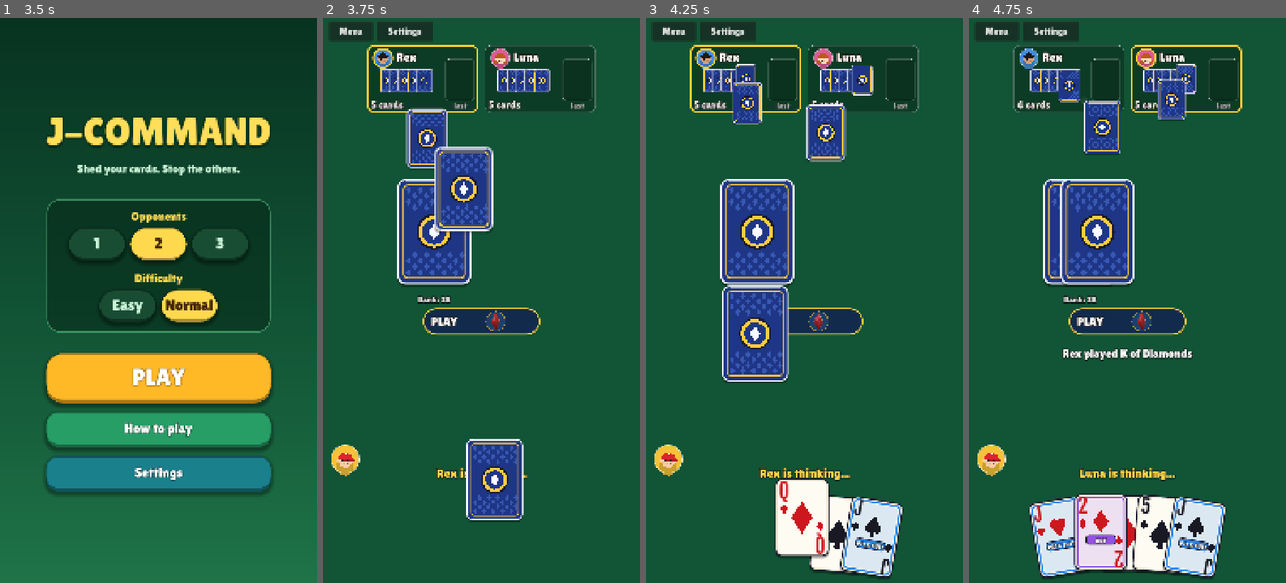
Above: before the commit, frames 1-4 (left to right).
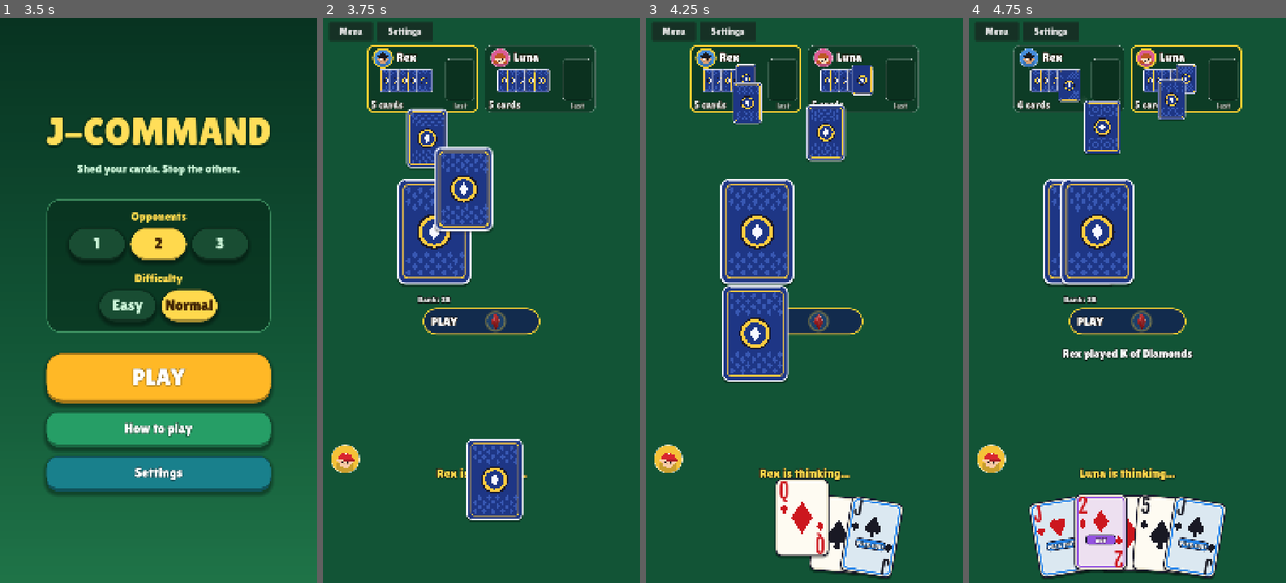
Above: after the commit, the same moments.

Repository: lambou/jcommand-cards-monorepo
Game: Godot game, scene res://scenes/main.tscn
Same seed, same stepped clock (60 frames per second), same inputs: the game is played once before the commit and once after it.
Inputs (mouse positions are in pixels of both pictures, inside the frame that each line leads up to):
- Up to frame 1 (3.5 s): click "Easy" at 0.5 s; click "Easy" at 1.25 s; click "Normal" at 2 s; click "Normal" at 2.75 s
- Up to frame 2 (3.75 s): click "PLAY" at 3.5 s
- Up to frame 3 (4.25 s): no input
- Up to frame 4 (4.75 s): tap Enter at 4.25 s; drag from (1079, 232) to (1159, 176) at 4.27 s

Frame 1 is identical in both runs. In frame 2, 0.1% of the frame differs, in the area x 4-58%, y 7-82%; in frame 3, 0.1%; in frame 4, 0.1%.

Commit message:
Sharpen art: MSAA 2D, SDF badge discs, regenerated suit sheets, avatar fixes
- Enable 8x MSAA for 2D so polygon/circle edges are anti-aliased
- Regenerate 3D suit sheets at 96 frames / 192px / 12 cols; the old 24-frame
  sheets failed the size check and silently fell back to flat suits
- pack_suits.py defaults now match suit3d.gd; README updated
- Add sdf_circle shader + node and use it for the PLAY badge plates/rims
- Avatars: clip shoulders to the disc, move cap brim off the eyes

Co-Authored-By: Claude Sonnet 5.5 <noreply@anthropic.com>

Diff:
--- /dev/null
+++ b/apps/mobile/assets/shaders/sdf_circle.gdshader
@@ -0,0 +1,25 @@
+shader_type canvas_item;
+// Analytic anti-aliased disc with an optional border ring. Edges are exactly ~1 px wide at any
+// scale/DPI (width comes from fwidth of the distance), unlike polygon discs whose edge quality
+// depends on segment count and MSAA.
+
+uniform vec4 fill_color : source_color = vec4(1.0);
+uniform vec4 border_color : source_color = vec4(0.0);
+uniform float radius = 30.0;   // outer radius, in pixels of the node's local space
+uniform float border = 0.0;    // border width, pixels (inside the radius)
+uniform vec2 node_size = vec2(64.0);
+
+float cover(float d) {
+	// 1 inside, 0 outside, one-pixel transition centred on d = 0.
+	float w = max(fwidth(d), 0.0001);
+	return clamp(0.5 - d / w, 0.0, 1.0);
+}
+
+void fragment() {
+	vec2 p = UV * node_size - node_size * 0.5;
+	float r = length(p);
+	float outer = cover(r - radius);
+	float inner = border > 0.0 ? cover(r - (radius - border)) : 1.0;
+	vec4 c = mix(border_color, fill_color, inner);
+	COLOR = vec4(c.rgb, c.a * outer);
+}
--- a/apps/mobile/project.godot
+++ b/apps/mobile/project.godot
@@ -31,3 +31,7 @@
 [gui]
 
 theme/custom_font="res://assets/fonts/LilitaOne-Regular.ttf"
+
+[rendering]
+
+anti_aliasing/quality/msaa_2d=3
--- a/apps/mobile/scripts/ui/avatar.gd
+++ b/apps/mobile/scripts/ui/avatar.gd
@@ -33,13 +33,28 @@
 	ci.draw_colored_polygon(pts, col)
 
 
+## The darker shoulders blob, clipped to the avatar disc (an unclipped disc pokes out below it).
+static func _shoulders(ci: CanvasItem, c: Vector2, r: float, col: Color) -> void:
+	var sc := c + Vector2(0, r * 0.55)
+	var sr := r * 0.62
+	var pts := PackedVector2Array()
+	var n := 64
+	for k in n:
+		var p := sc + _dir(TAU * float(k) / float(n)) * sr
+		var off := p - c
+		if off.length() > r:
+			p = c + off.normalized() * r
+		pts.append(p)
+	ci.draw_colored_polygon(pts, col)
+
+
 ## Draws the avatar centred on `c` with radius `r`. `ring_w` > 0 adds a border ring.
 static func draw_avatar(ci: CanvasItem, idx: int, c: Vector2, r: float, ring: Color = Color.WHITE, ring_w: float = 0.0, happy: bool = false) -> void:
 	var st: Dictionary = STYLES[idx % STYLES.size()]
 	var skin: Color = st["skin"]
 	var hair: Color = st["hair"]
 	ci.draw_circle(c, r, st["bg"])
-	ci.draw_circle(c + Vector2(0, r * 0.55), r * 0.62, (st["bg"] as Color).darkened(0.18)) # shoulders glow
+	_shoulders(ci, c, r, (st["bg"] as Color).darkened(0.18))
 
 	var hc := c + Vector2(0, r * 0.1)
 	var hr := r * 0.5
@@ -63,8 +78,8 @@
 		"cap":
 			_half_disc(ci, hc + Vector2(0, -hr * 0.08), hr * 1.04, st["accent"])
 			ci.draw_colored_polygon(PackedVector2Array([
-				hc + Vector2(-hr * 0.2, -hr * 0.12), hc + Vector2(hr * 1.35, -hr * 0.12),
-				hc + Vector2(hr * 1.35, hr * 0.08), hc + Vector2(-hr * 0.2, hr * 0.08)]), (st["accent"] as Color).darkened(0.2))
+				hc + Vector2(-hr * 0.2, -hr * 0.22), hc + Vector2(hr * 1.35, -hr * 0.22),
+				hc + Vector2(hr * 1.35, hr * 0.0), hc + Vector2(-hr * 0.2, hr * 0.0)]), (st["accent"] as Color).darkened(0.2))
 			ci.draw_circle(hc + Vector2(0, -hr * 0.95), hr * 0.1, Color.WHITE)
 		"spiky":
 			for i in 5:
@@ -76,7 +91,7 @@
 			_half_disc(ci, hc + Vector2(0, -hr * 0.05), hr * 1.03, hair)
 
 	# Face.
-	var eye_y := -hr * 0.02
+	var eye_y := hr * 0.14
 	for sx in [-1.0, 1.0]:
 		var ec: Vector2 = hc + Vector2(sx * hr * 0.4, eye_y)
 		ci.draw_circle(ec, hr * 0.13, DARK)
--- a/apps/mobile/scripts/ui/required_view.gd
+++ b/apps/mobile/scripts/ui/required_view.gd
@@ -5,16 +5,29 @@
 const CardArt := preload("res://scripts/ui/card_art.gd")
 const Suit3D := preload("res://scripts/ui/suit3d.gd")
 const Settings := preload("res://scripts/game/settings.gd")
+const SdfCircle := preload("res://scripts/ui/sdf_circle.gd")
 
 var required: Dictionary = {"kind": "free"}
 var _angle := 0.0     # extra spin (360 -> 0) added to the idle turn when the requirement changes
 var _time := 0.0
+var _discs: Array = []        # SdfCircle children: the crisp (shader) plates behind the suits
+var _suit_layer: Control      # drawn after the discs so the suits sit on top of them
 
 
 func _init() -> void:
 	custom_minimum_size = Vector2(400, 92)
 	size = custom_minimum_size
 	mouse_filter = Control.MOUSE_FILTER_IGNORE
+	for i in 2:
+		var d := SdfCircle.new()
+		d.visible = false
+		add_child(d)
+		_discs.append(d)
+	_suit_layer = Control.new()
+	_suit_layer.mouse_filter = Control.MOUSE_FILTER_IGNORE
+	_suit_layer.set_anchors_preset(Control.PRESET_FULL_RECT)
+	_suit_layer.draw.connect(_draw_suits)
+	add_child(_suit_layer)
 
 
 func set_required(r: Dictionary) -> void:
@@ -51,27 +64,43 @@
 	box.set_border_width_all(5)
 	box.border_color = Color(1.0, 0.82, 0.2)
 	draw_style_box(box, Rect2(Vector2.ZERO, size))
-	var mid := Vector2(size.x * 0.62, size.y / 2.0)
+	_sync_discs()
+	_suit_layer.queue_redraw()
+	TextFx.draw(self, font, Vector2(28, size.y / 2.0 + 14), "PLAY", HORIZONTAL_ALIGNMENT_LEFT, -1, 40, Color.WHITE)
+	if required["kind"] == "free":
+		TextFx.draw(self, font, Vector2(size.x * 0.46, size.y / 2.0 + 14), "ANY CARD", HORIZONTAL_ALIGNMENT_LEFT, -1, 36, Color.WHITE)
+
+
+func _mid() -> Vector2:
+	return Vector2(size.x * 0.62, size.y / 2.0)
+
+
+func _sync_discs() -> void:
+	var mid := _mid()
 	# Flat fallback suits need a light plate to be readable; the 3D suits never get one (a light
 	# disc would show as a white spot whenever the suit turns edge-on).
 	var flat := not Suit3D.available()
 	var plate := Color(0.98, 0.97, 0.94) if flat else Color(0.11, 0.25, 0.42)
 	var rim := Color(0.1, 0.05, 0.0) if flat else Color(1.0, 0.82, 0.2, 0.55)
+	for d in _discs:
+		d.visible = false
 	match required["kind"]:
 		"suit":
-			draw_circle(mid, 34, rim)
-			draw_circle(mid, 31 if not flat else 30, plate)
+			_discs[0].setup(mid, 34.0, plate, 3.0 if not flat else 4.0, rim)
+			_discs[0].visible = true
 		"color":
-			for dx in [-34, 34]:
-				draw_circle(mid + Vector2(dx, 0), 31, rim)
-				draw_circle(mid + Vector2(dx, 0), 28 if not flat else 27, plate)
-	TextFx.draw(self, font, Vector2(28, size.y / 2.0 + 14), "PLAY", HORIZONTAL_ALIGNMENT_LEFT, -1, 40, Color.WHITE)
+			for i in 2:
+				var dx := -34.0 if i == 0 else 34.0
+				_discs[i].setup(mid + Vector2(dx, 0), 31.0, plate, 3.0 if not flat else 4.0, rim)
+				_discs[i].visible = true
+
+
+func _draw_suits() -> void:
+	var mid := _mid()
 	match required["kind"]:
 		"suit":
-			Suit3D.draw(self, required["suit"], mid, 28, _suit_angle(0.0))
+			Suit3D.draw(_suit_layer, required["suit"], mid, 28, _suit_angle(0.0))
 		"color":
 			var red: bool = required["color"] == "red"
-			Suit3D.draw(self, "H" if red else "S", mid + Vector2(-34, 0), 24, _suit_angle(0.0))
-			Suit3D.draw(self, "D" if red else "C", mid + Vector2(34, 0), 24, _suit_angle(1.7))
-		_:
-			TextFx.draw(self, font, Vector2(size.x * 0.46, size.y / 2.0 + 14), "ANY CARD", HORIZONTAL_ALIGNMENT_LEFT, -1, 36, Color.WHITE)
+			Suit3D.draw(_suit_layer, "H" if red else "S", mid + Vector2(-34, 0), 24, _suit_angle(0.0))
+			Suit3D.draw(_suit_layer, "D" if red else "C", mid + Vector2(34, 0), 24, _suit_angle(1.7))
--- /dev/null
+++ b/apps/mobile/scripts/ui/sdf_circle.gd
@@ -0,0 +1,40 @@
+extends Control
+## A crisp disc (optionally with a border ring) drawn by assets/shaders/sdf_circle.gdshader.
+## Place it as a child; `center` is in the parent's local space.
+
+const SHADER := preload("res://assets/shaders/sdf_circle.gdshader")
+const PAD := 2.0   # transparent margin so the anti-aliased edge is never clipped
+
+var radius := 30.0
+var border := 0.0
+var fill_color := Color.WHITE
+var border_color := Color(0, 0, 0, 0)
+var center := Vector2.ZERO
+
+
+func _init() -> void:
+	mouse_filter = Control.MOUSE_FILTER_IGNORE
+	material = ShaderMaterial.new()
+	(material as ShaderMaterial).shader = SHADER
+
+
+func setup(c: Vector2, r: float, fill: Color, border_w: float = 0.0, border_col: Color = Color(0, 0, 0, 0)) -> void:
+	center = c
+	radius = r
+	fill_color = fill
+	border = border_w
+	border_color = border_col
+	var side := (r + PAD) * 2.0
+	size = Vector2(side, side)
+	position = c - size / 2.0
+	var m := material as ShaderMaterial
+	m.set_shader_parameter("fill_color", fill)
+	m.set_shader_parameter("border_color", border_col)
+	m.set_shader_parameter("radius", r)
+	m.set_shader_parameter("border", border_w)
+	m.set_shader_parameter("node_size", size)
+	queue_redraw()
+
+
+func _draw() -> void:
+	draw_rect(Rect2(Vector2.ZERO, size), Color.WHITE)
Binary file changed: apps/mobile/assets/suits/suit_C.png
Binary file changed: apps/mobile/assets/suits/suit_D.png
Binary file changed: apps/mobile/assets/suits/suit_H.png
Binary file changed: apps/mobile/assets/suits/suit_S.png
